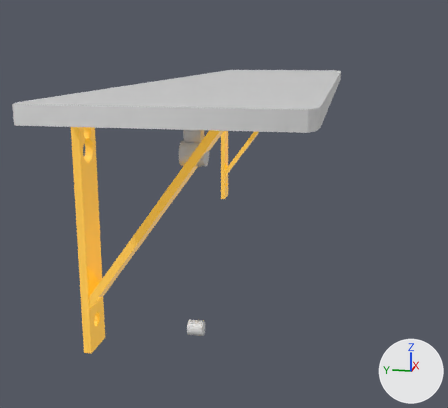
The FBX model Assets/Art/Models/Cafe/CafeShelf.fbx, before and after one commit.
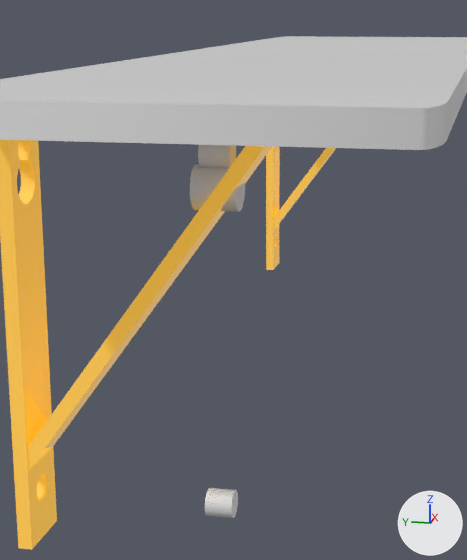
Old and new are each drawn whole from a 50 mm camera at (-7.83, -1.21, 0.41) aimed at (-0.18, 0.32, -1.5) and again close up on the part from 16% to 74% of the width and 12% to 88% of the height. Every picture has the same lights, and +X, +Y and +Z are marked at lower right. The last two pictures show the newer version. Where no turn or scale is listed for an object, it has been applied to the vertices.

Before the edit, the objects in view are built like this:
```python
me_cube_002 = bpy.data.meshes.new('Cube.002')
me_cube_002.from_pydata(...)  # 40 vertices, 22 faces; spans x -4.03..4.03, y -1.03..1.03, z -0.07..0.07
me_cube_002.materials.append(mat_material_002)  # its picture is missing
me_cylinder_002 = bpy.data.meshes.new('Cylinder.002')
me_cylinder_002.from_pydata(...)  # 60 vertices, 32 faces; spans x -0.0697..0.0697, y -0.0697..0.0697, z -0.0577..0.0697
me_cylinder_003 = bpy.data.meshes.new('Cylinder.003')
me_cylinder_003.from_pydata(...)  # a 32-sided cylinder along y spanning x -0.102..0.102, y -0.102..0.102, z -0.102..0.102
me_cylinder_005 = bpy.data.meshes.new('Cylinder.005')
me_cylinder_005.from_pydata(...)  # a 32-sided cylinder along y spanning x -0.0658..0.0658, y -0.0658..0.0658, z -0.0658..0.0658
ob_cube = bpy.data.objects.new('Cube', me_cube_002)
ob_cube.location = (0.0, 0.0, 0.0)
ob_cylinder = bpy.data.objects.new('Cylinder', me_cylinder_002)
ob_cylinder.location = (-2.997, 0.0, -0.24)
ob_cylinder_001 = bpy.data.objects.new('Cylinder.001', me_cylinder_003)
ob_cylinder_001.location = (-2.997, 0.0, -0.392)
ob_cylinder_002 = bpy.data.objects.new('Cylinder.002', me_cylinder_005)
ob_cylinder_002.location = (-2.997, 0.0, -1.914)
# also in view: 'Cube.004' at (3.02, 0.33, -1.09); 'Cube.002' at (-2.99, 0.33, -1.09)
```
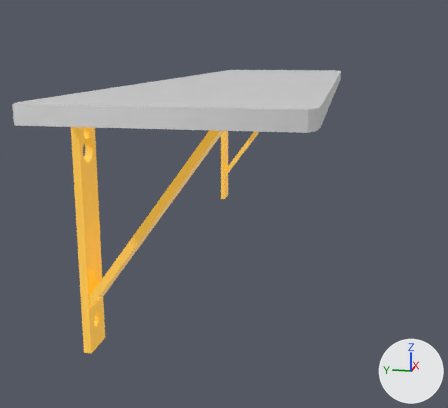
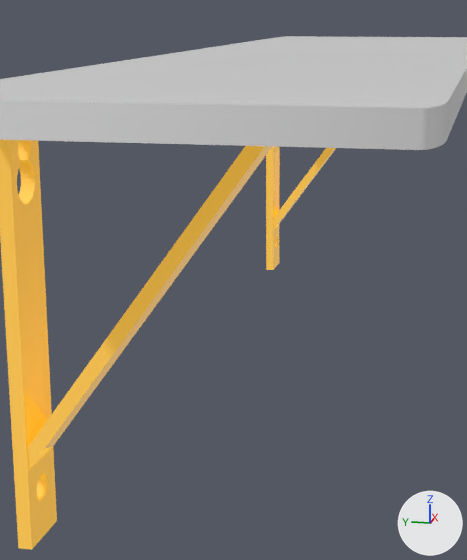
Pixel boxes (x1, y1, x2, y2) of what changed, in the close-ups (467 x 560 px):
'Cylinder.001', deleted
    before: (190, 164, 245, 212)
'Cylinder.002', deleted
    before: (205, 488, 238, 518)
'Cylinder', deleted
    before: (198, 145, 236, 169)

What changed in the scene script:
```text
Remove ob_cylinder_002:
    ob_cylinder_002 = bpy.data.objects.new('Cylinder.002', me_cylinder_005)
    ob_cylinder_002.location = (-2.997, 0.0, -1.914)
Remove ob_cylinder:
    ob_cylinder = bpy.data.objects.new('Cylinder', me_cylinder_002)
    ob_cylinder.location = (-2.997, 0.0, -0.24)
Remove ob_cylinder_001:
    ob_cylinder_001 = bpy.data.objects.new('Cylinder.001', me_cylinder_003)
    ob_cylinder_001.location = (-2.997, 0.0, -0.392)
```
